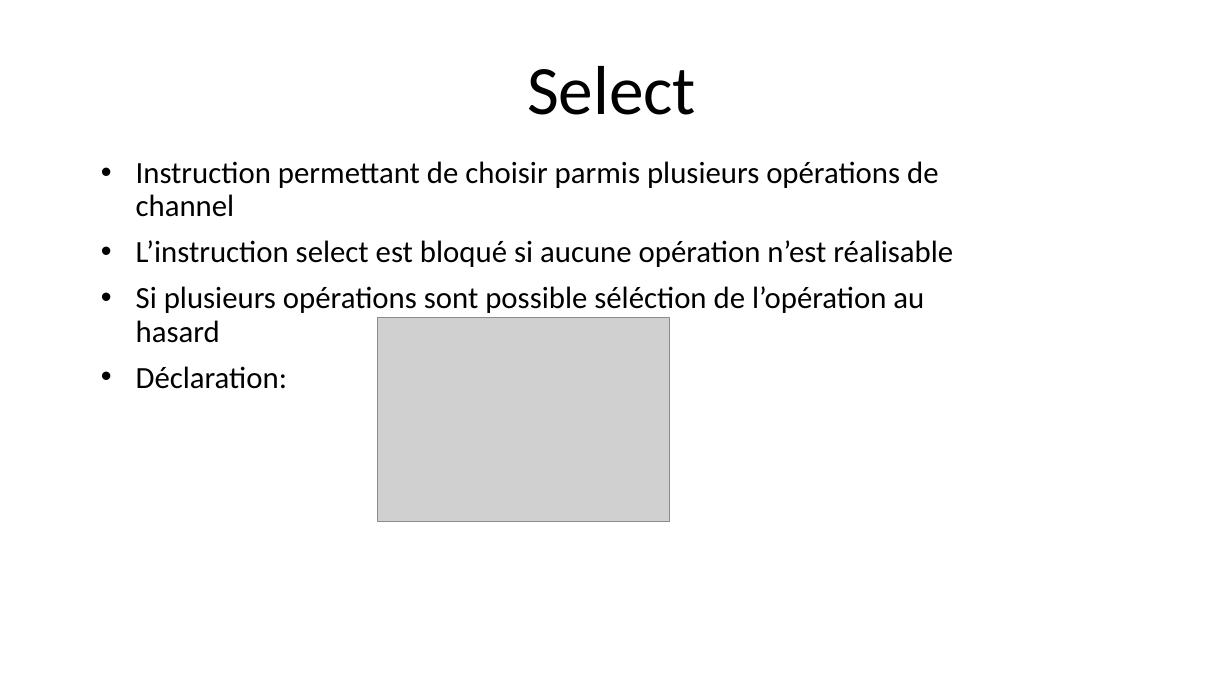
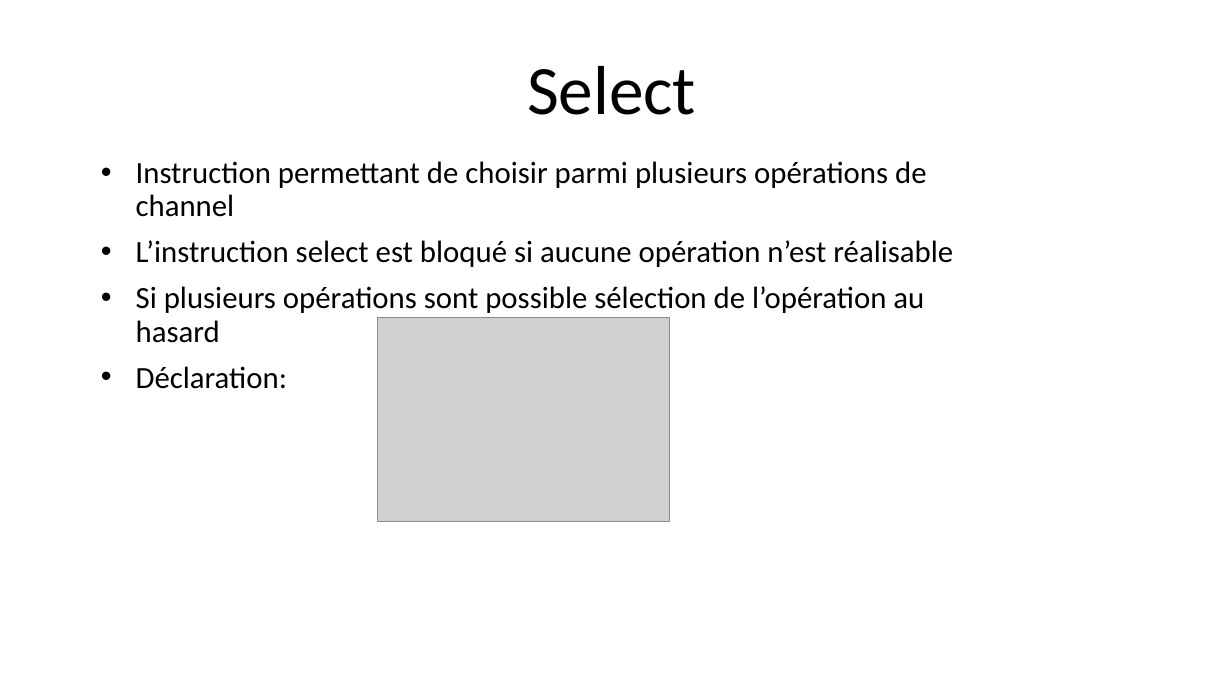
Before and after one commit to aykis/CODEV-GO, a slide deck: slide 10 of Presentation Channels.pptx (slide 6 before the commit). Drawn at 1232x693 pixels with LibreOffice and Linux fonts; fonts in the diff are those of the drawing; grey boxes stand for pictures. Boxes give left, top, right and bottom in pixels: in the first picture for what was removed or moved away, otherwise in the second. Text is boxed around its words. In the diff, an @@ line names an element or a change of style, - is before the commit and + after.

```diff
--- a/Presentation Channels.pptx
+++ b/Presentation Channels.pptx
@@ subtitle at (x1=136, y1=161, x2=926, y2=217): text changed @@
-• Instruction permettant de choisir parmis plusieurs opérations de channel
+• Instruction permettant de choisir parmi plusieurs opérations de channel
@@ subtitle at (x1=136, y1=286, x2=924, y2=343): text changed @@
-• Si plusieurs opérations sont possible séléction de l’opération au hasard
+• Si plusieurs opérations sont possible sélection de l’opération au hasard
```
Also in this commit, not shown: 3 other slides changed, 4 slides added.
